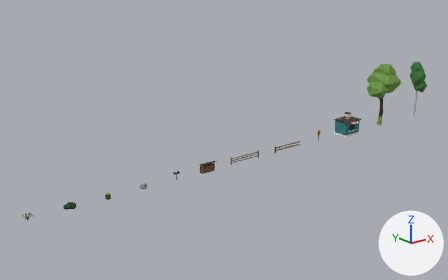
Two versions of the glTF model packs/base/assets/models/scenery/pnw-roadside.glb, one commit apart.
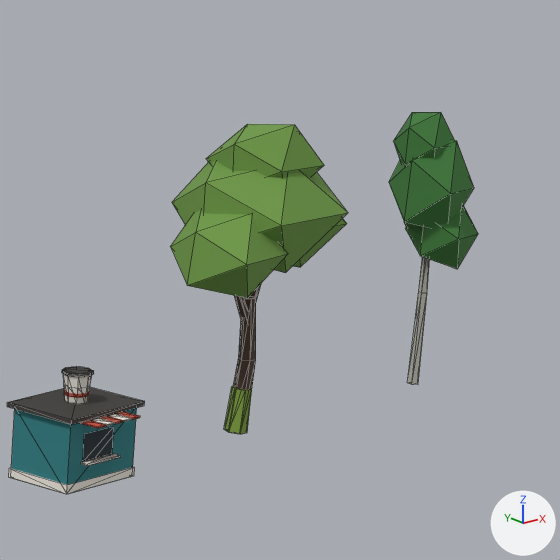
The first picture shows the older version from a camera (50 mm lens) standing at (-67.1, -75.6, 34.9) and looking at (-3.3, 4.1, 3.1). The close-ups show the older and then the newer version on the part from 74% to 99% of the width and 14% to 54% of the height of that picture. Only the edits that show in the close-ups are written down. Lighting does not change. The marker at lower right points along +X, +Y and +Z. The close-ups show mesh edges as thin lines. Where no turn or scale is listed for an object, it has been applied to the vertices. Vertices at exactly the same position are counted once.

The older version as bpy lines, for what is in view:
```python
me_pnw_alder_body = bpy.data.meshes.new('pnw_alder_body')
me_pnw_alder_body.from_pydata(...)  # 51 vertices, 86 faces; spans x -1.73..2.07, y -1.7..1.59, z 0.0..11.79
# faces by material slot: [60, 26]
me_pnw_alder_body.materials.append(mat_foliage)  # dark green #3f7a3a
me_pnw_alder_body.materials.append(mat_bark_pale)  # grey #b9b8ad
me_pnw_espresso_body = bpy.data.meshes.new('pnw_espresso_body')
me_pnw_espresso_body.from_pydata(...)  # 112 vertices, 196 faces; spans x -2.1..2.1, y -2.3..1.6, z 0.0..4.22
# faces by material slot: [12, 76, 64, 4, 40]
me_pnw_espresso_body.materials.append(mat_body)  # cyan #2f7f84
me_pnw_espresso_body.materials.append(mat_trim)  # white #f1ece2
me_pnw_espresso_body.materials.append(mat_body_alt)  # red #c9503b
me_pnw_espresso_body.materials.append(mat_glass)  # dark blue #26323a
me_pnw_espresso_body.materials.append(mat_roof)  # dark grey #3d3a37
me_pnw_maple_body = bpy.data.meshes.new('pnw_maple_body')
me_pnw_maple_body.from_pydata(...)  # 94 vertices, 156 faces; spans x -4.53..4.72, y -2.99..2.73, z 0.0..12.7
# faces by material slot: [80, 56, 20]
me_pnw_maple_body.materials.append(mat_leaf_light)  # green #6f9a46
me_pnw_maple_body.materials.append(mat_bark)  # brown #4e3b2f
me_pnw_maple_body.materials.append(mat_moss)  # green #7f9f3f
ob_pnw_alder_body = bpy.data.objects.new('pnw_alder_body', me_pnw_alder_body)
ob_pnw_alder_body.location = (46.0, 0.0, 0.0)
ob_pnw_espresso_body = bpy.data.objects.new('pnw_espresso_body', me_pnw_espresso_body)
ob_pnw_espresso_body.location = (24.0, 0.0, 0.0)
ob_pnw_maple_body = bpy.data.objects.new('pnw_maple_body', me_pnw_maple_body)
ob_pnw_maple_body.location = (34.0, 0.0, 0.0)
```
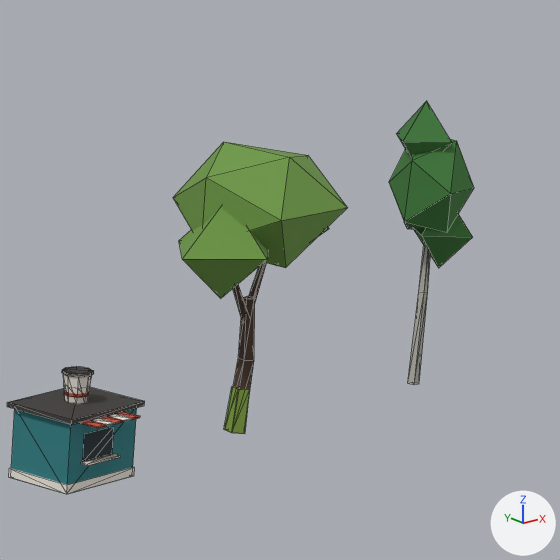
Edits to the bpy script that builds the scene:
```text
Change me_pnw_alder_body:
    used by ob_pnw_alder_body; location = (46.0, 0.0, 0.0)
    remove me_pnw_alder_body.from_pydata(...)  # 51 vertices, 86 faces; spans x -1.73..2.07, y -1.7..1.59, z 0.0..11.79
    add me_pnw_alder_body.from_pydata(...)  # 36 vertices, 56 faces; spans x -1.91..2.25, y -1.79..1.61, z 0.0..12.17
    me_pnw_alder_body part 1: the loose piece of 15 vertices spanning x -0.23..0.28, y -0.24..0.19, z 0.0..8.01 is rebuilt with 12 vertices and now spans x -0.17..0.23, y -0.17..0.17, z 0.0..8.01
    me_pnw_alder_body part 2: the loose piece of 12 vertices spanning x -1.58..0.66, y -0.86..1.52, z 8.99..11.79 is rebuilt with 6 vertices and now spans x -1.91..0.65, y -1.1..1.61, z 9.09..12.17
    me_pnw_alder_body part 3: the loose piece of 12 vertices spanning x -0.82..2.07, y -1.7..1.04, z 5.13..7.99 is rebuilt with 6 vertices and now spans x -0.85..2.25, y -1.79..1.27, z 5.01..8.23
Change me_pnw_maple_body:
    used by ob_pnw_maple_body; location = (34.0, 0.0, 0.0)
    remove me_pnw_maple_body.from_pydata(...)  # 94 vertices, 156 faces; spans x -4.53..4.72, y -2.99..2.73, z 0.0..12.7
    add me_pnw_maple_body.from_pydata(...)  # 61 vertices, 94 faces; spans x -4.95..4.84, y -2.96..2.72, z 0.0..11.61
    me_pnw_maple_body part 4: the loose piece of 12 vertices spanning x -3.07..3.31, y -2.99..2.59, z 6.9..11.41 is scaled about its middle by (1, 0.988, 1), then moved by (0.0, 0.0, 0.2)
    me_pnw_maple_body part 5: the loose piece of 18 vertices spanning x -0.42..0.59, y -0.39..0.36, z 0.0..5.55 is rebuilt with 15 vertices and now spans x -0.4..0.57, y -0.44..0.34, z 0.0..5.55
    me_pnw_maple_body part 6: the loose piece of 12 vertices spanning x -4.53..-0.15, y -2.74..1.3, z 6.22..9.75 is rebuilt with 6 vertices and now spans x -4.95..0.4, y -2.66..1.64, z 6.0..10.07
    me_pnw_maple_body part 7: the loose piece of 12 vertices spanning x -0.47..0.52, y -0.41..0.41, z 0.0..1.86 is rebuilt with 10 vertices and now spans x -0.45..0.5, y -0.47..0.38, z 0.0..1.86
    me_pnw_maple_body part 8: the loose piece of 12 vertices spanning x -0.04..4.72, y -1.69..2.73, z 6.58..10.34 is rebuilt with 6 vertices and now spans x -0.12..4.84, y -1.87..2.72, z 6.41..10.54
    me_pnw_maple_body part 9: the loose piece of 8 vertices spanning x -1.88..0.34, y -0.5..0.16, z 4.45..7.29 is rebuilt with 6 vertices and now spans x -1.89..0.32, y -0.52..0.13, z 4.43..7.3
    me_pnw_maple_body part 10: the loose piece of 8 vertices spanning x 0.05..2.09, y -0.17..0.6, z 4.76..7.68 is rebuilt with 6 vertices and now spans x 0.09..2.1, y -0.13..0.62, z 4.74..7.7
    me_pnw_maple_body part 11: the loose piece of 12 vertices spanning x -1.76..2.43, y -2.06..1.68, z 9.6..12.7 is deleted
```

Where the change shows, as pixel boxes (x1, y1, x2, y2) in the close-ups (560 x 560 px; the box of a moved part takes in the faces that stretch with it):
'pnw_maple_body', reshaped: before (170, 124, 348, 434); after (173, 142, 348, 434)
'pnw_alder_body', reshaped: before (389, 112, 478, 385); after (389, 101, 474, 385)
part 1 of me_pnw_alder_body, rebuilt: before (407, 257, 430, 385); after (408, 244, 431, 385)
part 2 of me_pnw_alder_body, rebuilt: before (394, 112, 454, 166); after (396, 101, 452, 156)
part 3 of me_pnw_alder_body, rebuilt: before (405, 205, 478, 269); after (413, 214, 472, 268)
part 4 of me_pnw_maple_body, moved or reshaped: before (172, 161, 348, 273); after (173, 142, 348, 268)
part 5 of me_pnw_maple_body, rebuilt: before (233, 296, 256, 390); after (233, 296, 255, 390)
part 6 of me_pnw_maple_body, rebuilt (24% narrower): before (170, 210, 288, 298); after (179, 207, 268, 298)
part 7 of me_pnw_maple_body, rebuilt (7% narrower): before (224, 386, 252, 434); after (224, 386, 250, 434)
part 8 of me_pnw_maple_body, rebuilt: before (293, 218, 347, 267); after (276, 227, 329, 266)
part 9 of me_pnw_maple_body, rebuilt: before (234, 296, 249, 322); after (233, 284, 250, 323)
part 10 of me_pnw_maple_body, rebuilt (mostly hidden before): before (250, 284, 261, 301); after (249, 262, 266, 302)
part 11 of me_pnw_maple_body, deleted (green): before (206, 124, 324, 177)
